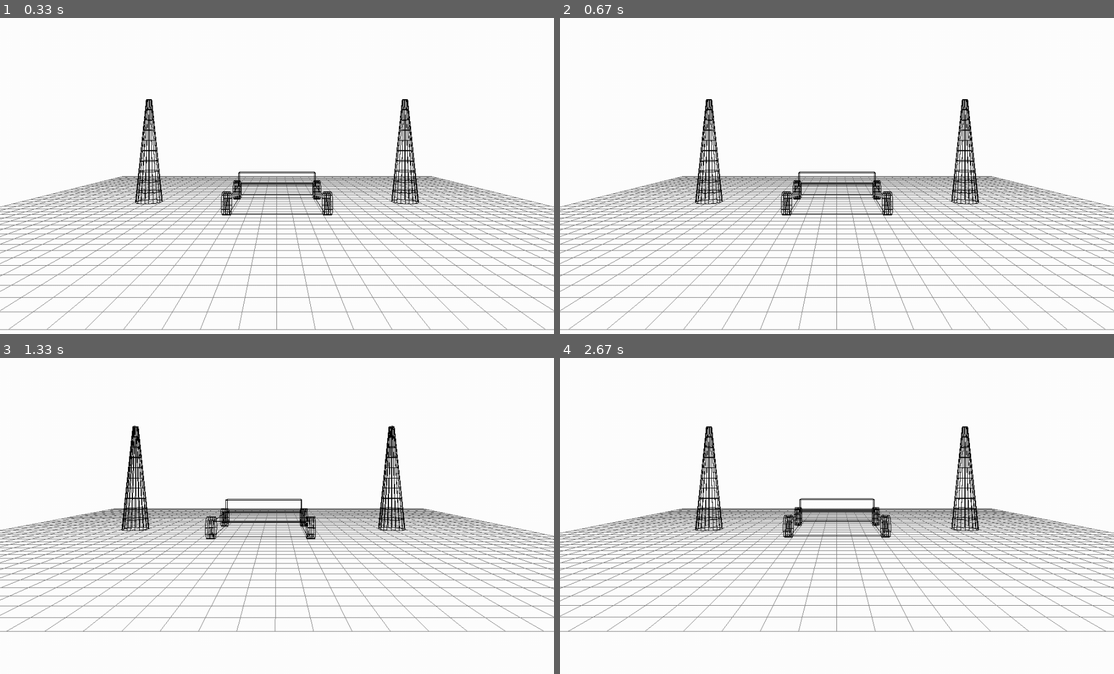
Above: before the commit, frames 1-4 (two rows, left to right).
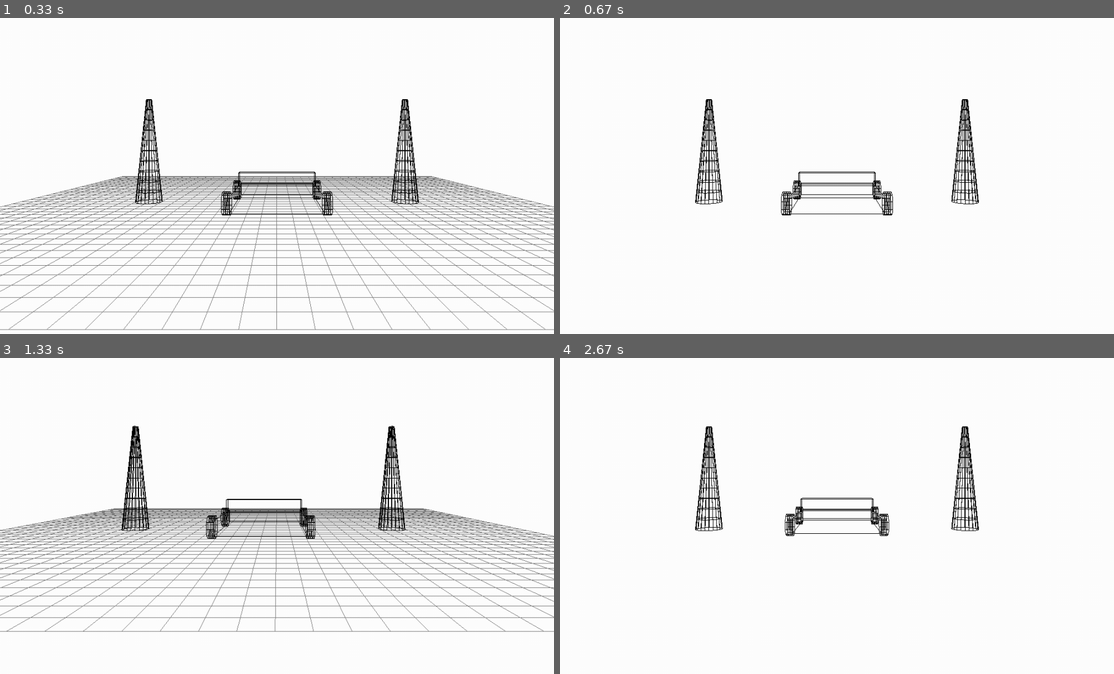
Above: after the commit, the same moments.

Repository: mattcmerritt/graphics-project-2
Game: pygame game, started from car_scene_pygame.py
The game is run twice, just before and just after one commit, with the same random seed, the same clock (stepped at 60 frames per second) and the same inputs.
Inputs:
- Up to frame 1 (0.33 s): no input
- Up to frame 2 (0.67 s): tap G at 0.33 s
- Up to frame 3 (1.33 s): hold Right 0.67-1.13 s; hold D 0.67-1.13 s; tap Space at 0.73, 1.03, 1.23 s; tap G at 0.82 s; hold Right from 1.17 s (still down); hold D from 1.17 s (still down); tap E at 1.32 s
- Up to frame 4 (2.67 s): tap Space at 1.53, 1.73, 2.03, 2.3, 2.6 s; release Right at 1.63 s; release D at 1.63 s; hold Left 1.67-2.2 s; hold A 1.67-2.2 s; hold Left 2.23-2.63 s; hold A 2.23-2.63 s; tap G at 2.38 s

Frame 1 is identical in both runs. In frame 2, 12% of the frame differs, in the area x 0-100%, y 50-99%; in frame 3, 0.6%; in frame 4, 12%.

Commit message:
added speed variable and grid toggle on g

Diff:
--- a/car_scene_pygame.py
+++ b/car_scene_pygame.py
@@ -35,9 +35,11 @@
 spinAngle = 0
 movingForward = True
 distance = 0
+gridEnabled = True
 # Constants
 WHEEL_RADIUS = 0.75
 MAX_ROTATIONS = 3
+SPEED = 2
 
 # Camera information
 # eye = Point(0, 10, 70)
@@ -123,9 +125,9 @@
     global spinAngle, movingForward, distance
     # update the wheel spin angle
     if movingForward:
-        spinAngle -= 1
+        spinAngle -= SPEED
     else:
-        spinAngle += 1
+        spinAngle += SPEED
 
     # switch movement direction if the car moves far enough
     if spinAngle >= 360 * MAX_ROTATIONS:
@@ -141,7 +143,7 @@
 # Function used to handle any key events
 # event: The keyboard event that happened
 def keyboard(event):
-    global running, animate, viewAngle, spinAngle
+    global running, animate, viewAngle, spinAngle, gridEnabled
     key = event.key # "ASCII" value of the key pressed
     if key == 27:  # ASCII code 27 = ESC-key
         running = False
@@ -171,6 +173,9 @@
     elif key == pygame.K_RIGHT:
         # turn world right
         viewAngle -= 1
+    elif key == ord('g'):
+        # toggle grid
+        gridEnabled = not gridEnabled
 
 def draw_scene():
     """
@@ -190,7 +195,9 @@
 def draw():
     glPushMatrix()
 
-    drawGrid(20, 1)  # Draw a 40x40 grid with 1 unit steps
+    if gridEnabled:
+        drawGrid(20, 1)  # Draw a 40x40 grid with 1 unit steps
+
     glColor3f(0.0, 0.0, 0.0)  # Set color to black for contrast against white background
     drawCone(-10, 0, 0)
     drawCone(10, 0, 0)
